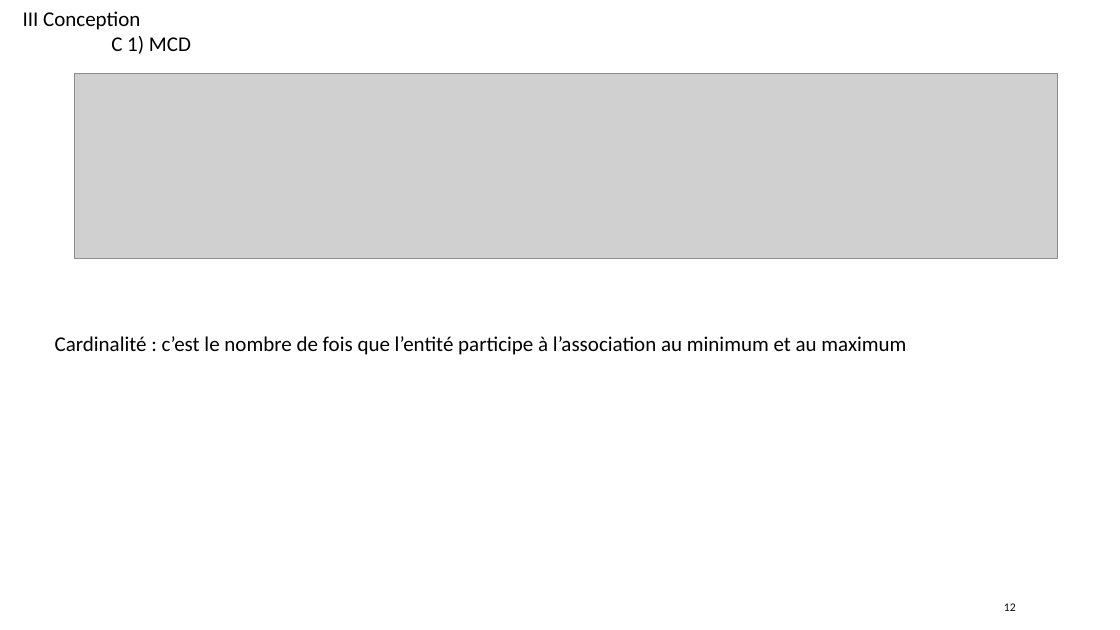
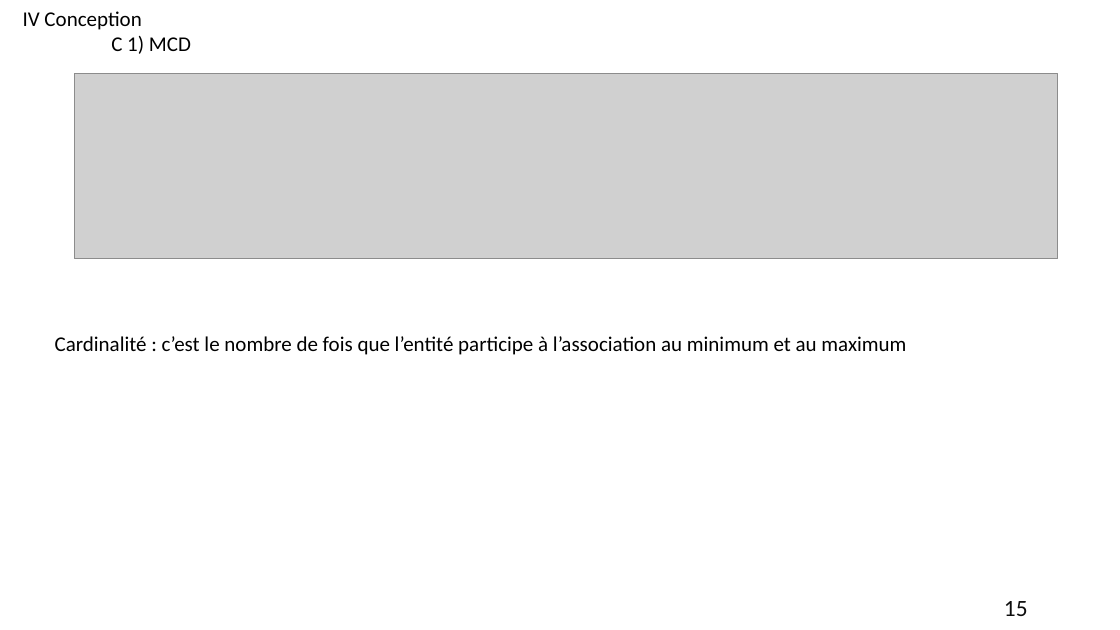
Before and after one commit to Laurette2032/REA, a slide deck: slide 15 of REA 1/Présentation Projet personnel_V2.pptx (slide 12 before the commit). Drawn at 1120x630 pixels with LibreOffice and Linux fonts; fonts in the diff are those of the drawing; grey boxes stand for pictures. Boxes give left, top, right and bottom in pixels: in the first picture for what was removed or moved away, otherwise in the second. Text is boxed around its words. In the diff, an @@ line names an element or a change of style, - is before the commit and + after.

```diff
--- a/REA 1/Présentation Projet personnel_V2.pptx
+++ b/REA 1/Présentation Projet personnel_V2.pptx
@@ text at [23,11,141,30]: text changed @@
-III Conception
+IV Conception
@@ page number at [1004,601,1028,616]: text changed; size 10 to 20 pt @@
-12
+15
```
Also in this commit, not shown: 14 other slides changed, 19 slides added, 1 slide removed, 27 other files.
